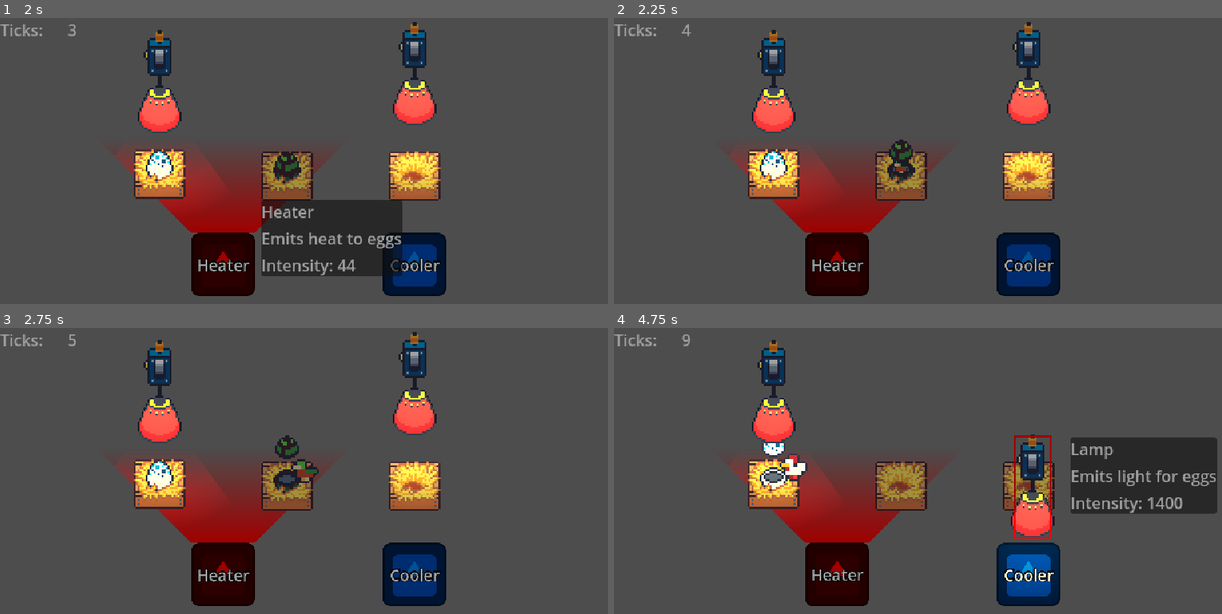
Above: before the commit, frames 1-4 (two rows, left to right).
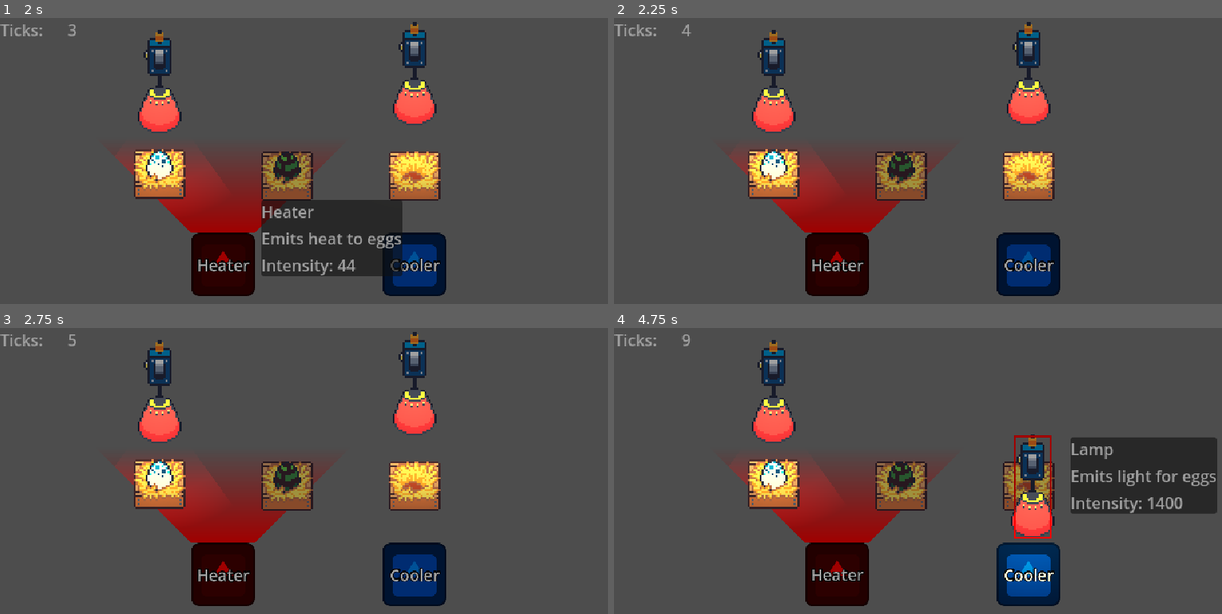
Above: after the commit, the same moments.

Repository: Chris-GW/eggs_incubation_station
Game: Godot game, scene res://main.tscn
Two runs of this game, one before a commit and one after it. Both use one fixed random seed, a clock stepped at 60 frames per second and the inputs below. The engine's default icon, where the game draws it, is replaced by a stand-in: a white triangle on a blue panel in a dark square.
Inputs (mouse positions are in pixels of both pictures, inside the frame that each line leads up to):
- Up to frame 1 (2 s): tap Enter at 0.5 s; drag from (158, 175) to (413, 175) at 0.52 s; tap Space at 1.25 s; drag from (285, 175) to (224, 263) at 1.27 s
- Up to frame 2 (2.25 s): tap Enter at 2 s; move the mouse to (1027, 175) at 2.02 s; click (1027, 175) at 2.17 s
- Up to frame 3 (2.75 s): no input
- Up to frame 4 (4.75 s): drag from (838, 573) to (772, 473) at 2.77 s; drag from (772, 393) to (1027, 485) at 3.52 s; drag from (1027, 385) to (1027, 485) at 4.27 s

Frame 1 is identical in both runs. In frame 2, 0.3% of the frame differs, in the area x 45-50%, y 42-55%; in frame 3, 0.6%; in frame 4, 1.0%, in the area x 24-50%, y 40-58%.

Commit message:
some little tweaks

Diff:
--- a/scenes/hatching_egg.tscn
+++ b/scenes/hatching_egg.tscn
@@ -39,7 +39,7 @@
 "times": PackedFloat32Array(0),
 "transitions": PackedFloat32Array(1),
 "update": 0,
-"values": [Vector2(2, 2)]
+"values": [Vector2(0.5, 0.5)]
 }
 tracks/2/type = "value"
 tracks/2/imported = false
@@ -51,7 +51,7 @@
 "times": PackedFloat32Array(0),
 "transitions": PackedFloat32Array(1),
 "update": 0,
-"values": [Vector2(0, -24)]
+"values": [Vector2(0, 0)]
 }
 
 [sub_resource type="Animation" id="Animation_2d7kv"]
@@ -122,11 +122,10 @@
 texture = SubResource("AtlasTexture_rx8pr")
 
 [node name="CreatureSprite" type="Sprite2D" parent="."]
-scale = Vector2(2, 2)
+scale = Vector2(0.5, 0.5)
 texture = SubResource("AtlasTexture_5pqc7")
 
 [node name="UpperEggshellSprite" type="Sprite2D" parent="."]
-position = Vector2(0, -24)
 scale = Vector2(2, 2)
 texture = SubResource("AtlasTexture_yt237")
 
--- a/scripts/devices/cooler.gd
+++ b/scripts/devices/cooler.gd
@@ -1,4 +1,4 @@
-extends Node2D
+extends Area2D
 
 const AMBIENT_TEMP = 20.0
 
@@ -62,7 +62,7 @@
 	egg_effect_area_2d.visible = enabled
 
 
-func _on_input_event(viewport: Node, event: InputEvent, shape_idx: int) -> void:
+func _on_input_event(_viewport: Node, event: InputEvent, _shape_idx: int) -> void:
 	if (event is InputEventMouseButton
 				and event.button_index == MOUSE_BUTTON_LEFT
 				and event.is_pressed()
--- a/scripts/egg_creatures/creature_chicken.tres
+++ b/scripts/egg_creatures/creature_chicken.tres
@@ -127,5 +127,5 @@
 heat_rate = 2.0
 happiness_rate = 3.0
 happiness_threshold = 0.0
-growth_duration = 8
+growth_duration = 30
 metadata/_custom_type_script = "uid://mtgmwpb24w7d"
--- a/scripts/egg_creatures/creature_duck.tres
+++ b/scripts/egg_creatures/creature_duck.tres
@@ -127,5 +127,5 @@
 heat_rate = 3.0
 happiness_rate = 1.0
 happiness_threshold = 0.0
-growth_duration = 4
+growth_duration = 38
 metadata/_custom_type_script = "uid://mtgmwpb24w7d"
--- a/scripts/incubation_station.gd
+++ b/scripts/incubation_station.gd
@@ -16,16 +16,17 @@
 
 
 func pre_game_tick() -> void:
-	pass
+	if egg:
+		egg.light_level = EggCreature.LightLevel.DARK
 
 
 func next_game_tick() -> void:
 	if not egg:
 		return
 	egg.age_ticks += 1
-	if egg and egg.is_happy_enough():
+	if egg.is_happy_enough():
 		egg.growth_ticks += 1
-	if egg and egg.is_ready_to_hatch():
+	if egg.is_ready_to_hatch():
 		egg.hatch_egg()
 
 
@@ -50,10 +51,3 @@
 
 func _on_mouse_exited() -> void:
 	hover_panel_container.visible = false
-
-func _on_input_event(_viewport: Node, event: InputEvent, _shape_idx: int) -> void:
-	if (event is InputEventMouseButton
-				and event.button_index == MOUSE_BUTTON_LEFT
-				and event.is_pressed()
-				and event.double_click):
-		egg.play_crack_animation()
